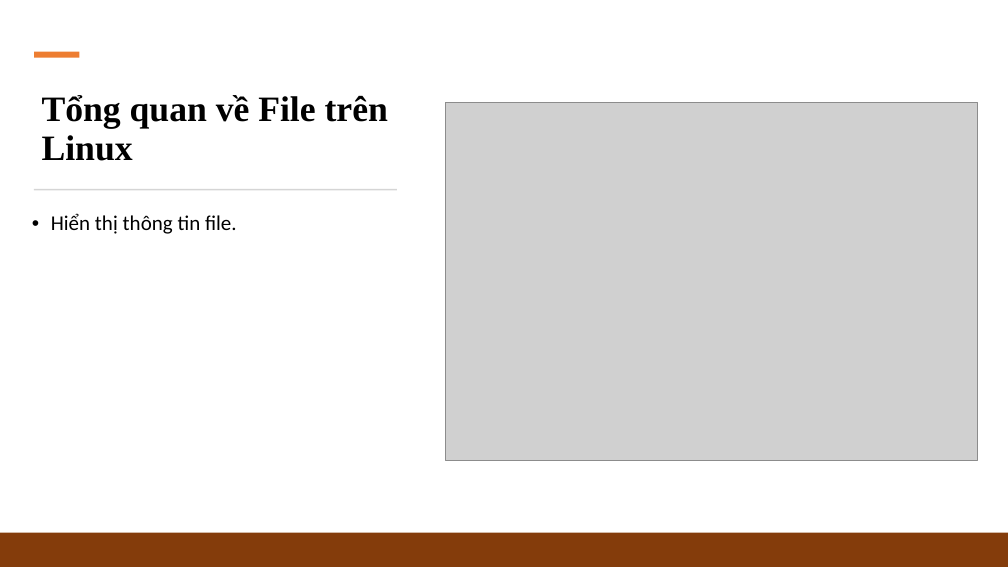
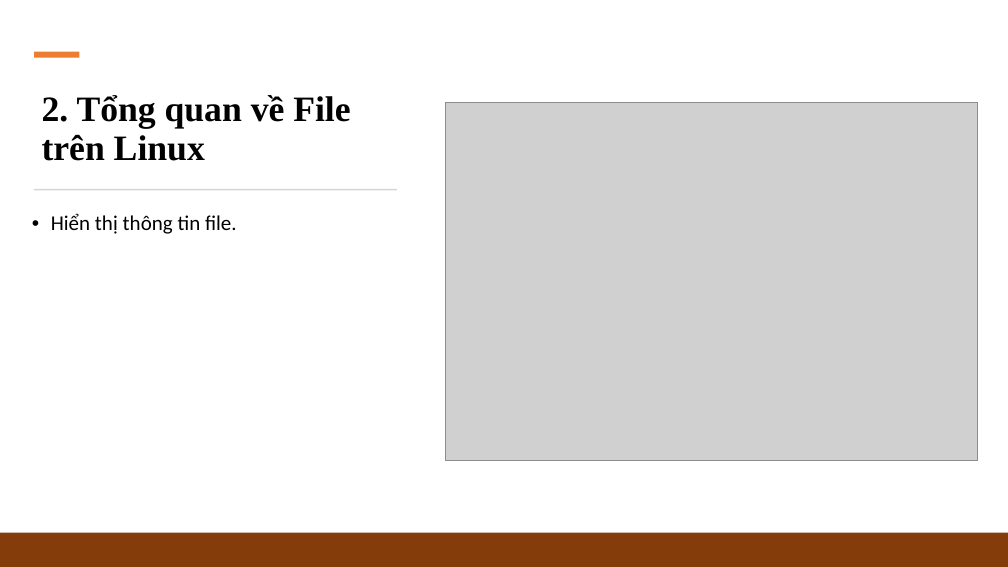
Before and after one commit to Slayder97/Linux-Programming-N-System, a slide deck: slide 4 of slides/2_Linux-File-System.pptx. Drawn at 1008x567 pixels with LibreOffice and Linux fonts; fonts in the diff are those of the drawing; grey boxes stand for pictures. Boxes give left, top, right and bottom in pixels: in the first picture for what was removed or moved away, otherwise in the second. Text is boxed around its words. In the diff, an @@ line names an element or a change of style, - is before the commit and + after.

Commit message:
Update Lesson2:  2_Linux-File-System

```diff
--- a/slides/2_Linux-File-System.pptx
+++ b/slides/2_Linux-File-System.pptx
@@ text at [42, 95, 350, 161]: text changed @@
-Tổng quan về File trên Linux
+2. Tổng quan về File trên Linux
```
Also in this commit, not shown: 9 other slides changed, 5 slides added, 16 other files.
